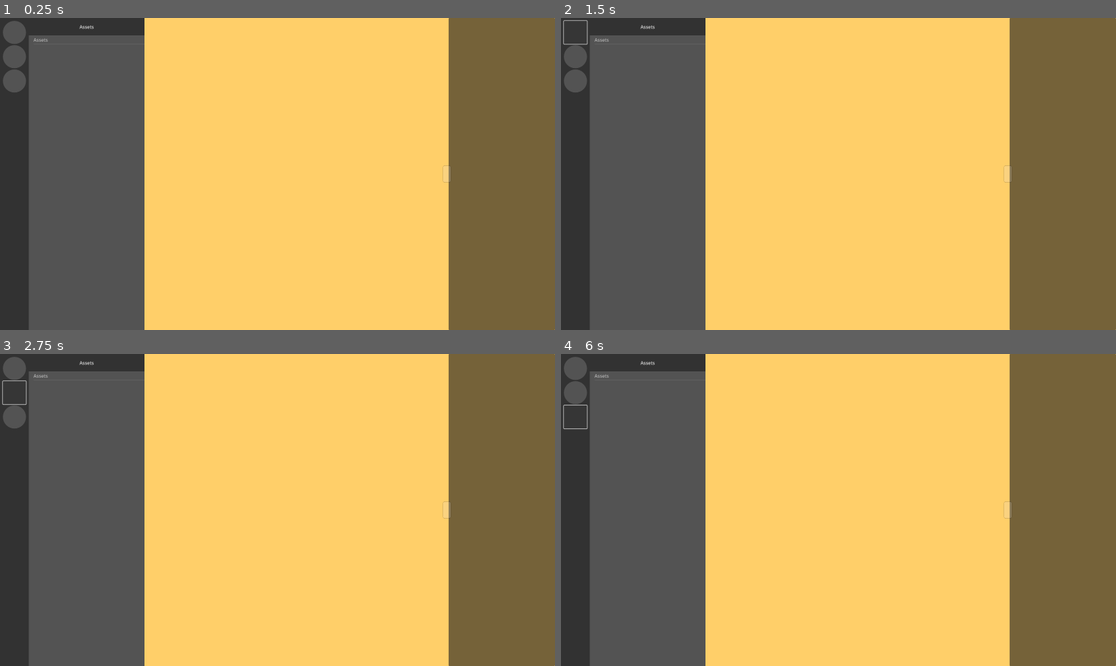
Above: before the commit, frames 1-4 (two rows, left to right).
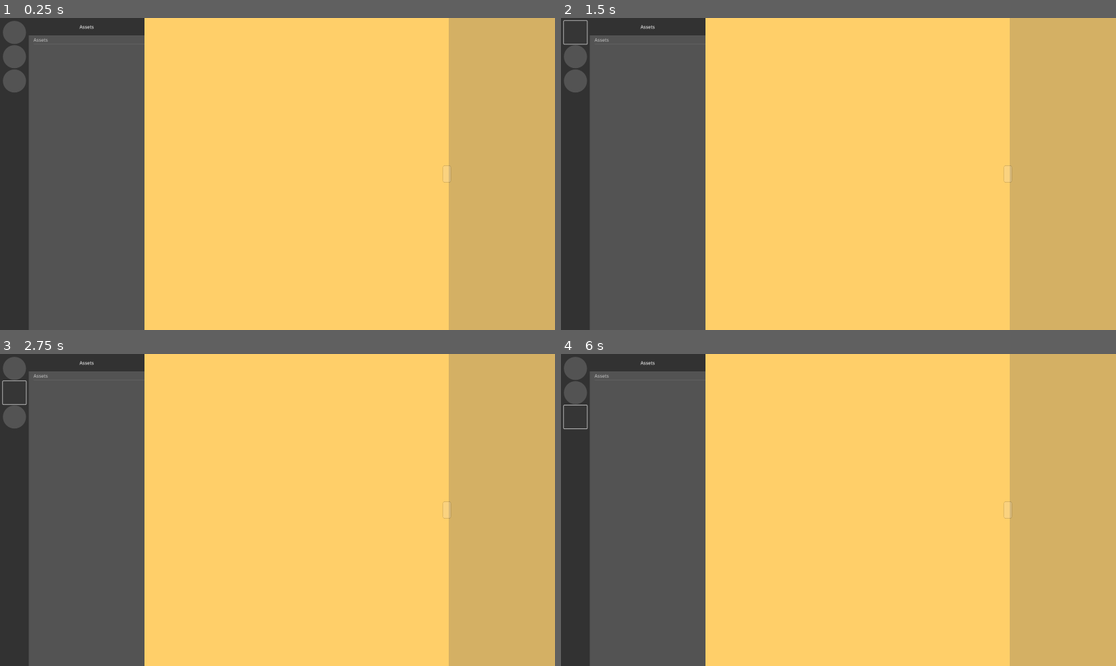
Above: after the commit, the same moments.

Repository: hunsri/3DAM
Game: Godot game, scene res://MainUI.tscn
Same seed, same stepped clock (60 frames per second), same inputs: the game is played once before the commit and once after it.
Inputs (mouse positions are in pixels of both pictures, inside the frame that each line leads up to):
- Up to frame 1 (0.25 s): no input
- Up to frame 2 (1.5 s): click "Assets" at 0.5 s; click (577, 33) at 1.25 s
- Up to frame 3 (2.75 s): click (16, 391) at 2 s
- Up to frame 4 (6 s): click (577, 416) at 2.75 s; click "Assets" at 3.5 s; click (577, 369) at 4.25 s; click (577, 391) at 5 s; click (577, 416) at 5.75 s

The runs differ from the first frame. In frame 1, 19% of the frame differs, in the area x 80-100%, y 0-100%; in frame 2, 19%; in frame 3, 19%; in frame 4, 19%.

Commit message:
prepares server view

Diff:
--- a/scenes/AssetView2D.tscn
+++ /dev/null
@@ -1,286 +0,0 @@
-[gd_scene load_steps=4 format=3 uid="uid://xa2j6v56168e"]
-
-[ext_resource type="Script" uid="uid://cgj5l2rao6e22" path="res://scripts/AssetExplorerHandler.gd" id="1_g2rem"]
-[ext_resource type="PackedScene" uid="uid://cd5a0p23y433v" path="res://scenes/AssetInfoSidebar.tscn" id="1_txao4"]
-[ext_resource type="PackedScene" uid="uid://dg77jbtit2go" path="res://scenes/AssetView2DLine.tscn" id="2_ay0e2"]
-
-[node name="AssetExplorer2d" type="Control"]
-layout_mode = 3
-anchors_preset = 15
-anchor_right = 1.0
-anchor_bottom = 1.0
-grow_horizontal = 2
-grow_vertical = 2
-size_flags_horizontal = 0
-metadata/_edit_use_anchors_ = true
-
-[node name="AssetExplorerHandler" type="Node" parent="."]
-script = ExtResource("1_g2rem")
-metadata/_custom_type_script = "uid://cgj5l2rao6e22"
-
-[node name="HSplitContainer" type="HSplitContainer" parent="."]
-layout_mode = 1
-anchors_preset = -1
-anchor_right = 1.0
-anchor_bottom = 1.0
-offset_left = 500.0
-grow_vertical = 2
-split_offset = 1040
-touch_dragger_enabled = true
-
-[node name="ScrollContainer" type="ScrollContainer" parent="HSplitContainer"]
-layout_mode = 2
-follow_focus = true
-draw_focus_border = true
-
-[node name="VBoxContainer" type="VBoxContainer" parent="HSplitContainer/ScrollContainer"]
-unique_name_in_owner = true
-layout_mode = 2
-
-[node name="HBoxContainer" parent="HSplitContainer/ScrollContainer/VBoxContainer" instance=ExtResource("2_ay0e2")]
-visible = false
-layout_mode = 2
-
-[node name="HBoxContainer2" type="HBoxContainer" parent="HSplitContainer/ScrollContainer/VBoxContainer"]
-visible = false
-layout_mode = 2
-
-[node name="Panel" type="Panel" parent="HSplitContainer/ScrollContainer/VBoxContainer/HBoxContainer2"]
-custom_minimum_size = Vector2(200, 200)
-layout_mode = 2
-
-[node name="Panel2" type="Panel" parent="HSplitContainer/ScrollContainer/VBoxContainer/HBoxContainer2"]
-custom_minimum_size = Vector2(200, 200)
-layout_mode = 2
-
-[node name="Panel3" type="Panel" parent="HSplitContainer/ScrollContainer/VBoxContainer/HBoxContainer2"]
-custom_minimum_size = Vector2(200, 200)
-layout_mode = 2
-
-[node name="Panel4" type="Panel" parent="HSplitContainer/ScrollContainer/VBoxContainer/HBoxContainer2"]
-custom_minimum_size = Vector2(200, 200)
-layout_mode = 2
-
-[node name="Panel5" type="Panel" parent="HSplitContainer/ScrollContainer/VBoxContainer/HBoxContainer2"]
-custom_minimum_size = Vector2(200, 200)
-layout_mode = 2
-
-[node name="Panel6" type="Panel" parent="HSplitContainer/ScrollContainer/VBoxContainer/HBoxContainer2"]
-custom_minimum_size = Vector2(200, 200)
-layout_mode = 2
-
-[node name="Panel7" type="Panel" parent="HSplitContainer/ScrollContainer/VBoxContainer/HBoxContainer2"]
-custom_minimum_size = Vector2(200, 200)
-layout_mode = 2
-
-[node name="Panel8" type="Panel" parent="HSplitContainer/ScrollContainer/VBoxContainer/HBoxContainer2"]
-custom_minimum_size = Vector2(200, 200)
-layout_mode = 2
-
-[node name="Panel9" type="Panel" parent="HSplitContainer/ScrollContainer/VBoxContainer/HBoxContainer2"]
-custom_minimum_size = Vector2(200, 200)
-layout_mode = 2
-
-[node name="HBoxContainer3" type="HBoxContainer" parent="HSplitContainer/ScrollContainer/VBoxContainer"]
-visible = false
-layout_mode = 2
-
-[node name="Panel" type="Panel" parent="HSplitContainer/ScrollContainer/VBoxContainer/HBoxContainer3"]
-custom_minimum_size = Vector2(200, 200)
-layout_mode = 2
-
-[node name="Panel2" type="Panel" parent="HSplitContainer/ScrollContainer/VBoxContainer/HBoxContainer3"]
-custom_minimum_size = Vector2(200, 200)
-layout_mode = 2
-
-[node name="Panel3" type="Panel" parent="HSplitContainer/ScrollContainer/VBoxContainer/HBoxContainer3"]
-custom_minimum_size = Vector2(200, 200)
-layout_mode = 2
-
-[node name="Panel4" type="Panel" parent="HSplitContainer/ScrollContainer/VBoxContainer/HBoxContainer3"]
-custom_minimum_size = Vector2(200, 200)
-layout_mode = 2
-
-[node name="Panel5" type="Panel" parent="HSplitContainer/ScrollContainer/VBoxContainer/HBoxContainer3"]
-custom_minimum_size = Vector2(200, 200)
-layout_mode = 2
-
-[node name="Panel6" type="Panel" parent="HSplitContainer/ScrollContainer/VBoxContainer/HBoxContainer3"]
-custom_minimum_size = Vector2(200, 200)
-layout_mode = 2
-
-[node name="Panel7" type="Panel" parent="HSplitContainer/ScrollContainer/VBoxContainer/HBoxContainer3"]
-custom_minimum_size = Vector2(200, 200)
-layout_mode = 2
-
-[node name="Panel8" type="Panel" parent="HSplitContainer/ScrollContainer/VBoxContainer/HBoxContainer3"]
-custom_minimum_size = Vector2(200, 200)
-layout_mode = 2
-
-[node name="Panel9" type="Panel" parent="HSplitContainer/ScrollContainer/VBoxContainer/HBoxContainer3"]
-custom_minimum_size = Vector2(200, 200)
-layout_mode = 2
-
-[node name="HBoxContainer4" type="HBoxContainer" parent="HSplitContainer/ScrollContainer/VBoxContainer"]
-visible = false
-layout_mode = 2
-
-[node name="Panel" type="Panel" parent="HSplitContainer/ScrollContainer/VBoxContainer/HBoxContainer4"]
-custom_minimum_size = Vector2(200, 200)
-layout_mode = 2
-
-[node name="Panel2" type="Panel" parent="HSplitContainer/ScrollContainer/VBoxContainer/HBoxContainer4"]
-custom_minimum_size = Vector2(200, 200)
-layout_mode = 2
-
-[node name="Panel3" type="Panel" parent="HSplitContainer/ScrollContainer/VBoxContainer/HBoxContainer4"]
-custom_minimum_size = Vector2(200, 200)
-layout_mode = 2
-
-[node name="Panel4" type="Panel" parent="HSplitContainer/ScrollContainer/VBoxContainer/HBoxContainer4"]
-custom_minimum_size = Vector2(200, 200)
-layout_mode = 2
-
-[node name="Panel5" type="Panel" parent="HSplitContainer/ScrollContainer/VBoxContainer/HBoxContainer4"]
-custom_minimum_size = Vector2(200, 200)
-layout_mode = 2
-
-[node name="Panel6" type="Panel" parent="HSplitContainer/ScrollContainer/VBoxContainer/HBoxContainer4"]
-custom_minimum_size = Vector2(200, 200)
-layout_mode = 2
-
-[node name="Panel7" type="Panel" parent="HSplitContainer/ScrollContainer/VBoxContainer/HBoxContainer4"]
-custom_minimum_size = Vector2(200, 200)
-layout_mode = 2
-
-[node name="Panel8" type="Panel" parent="HSplitContainer/ScrollContainer/VBoxContainer/HBoxContainer4"]
-custom_minimum_size = Vector2(200, 200)
-layout_mode = 2
-
-[node name="Panel9" type="Panel" parent="HSplitContainer/ScrollContainer/VBoxContainer/HBoxContainer4"]
-custom_minimum_size = Vector2(200, 200)
-layout_mode = 2
-
-[node name="HBoxContainer5" type="HBoxContainer" parent="HSplitContainer/ScrollContainer/VBoxContainer"]
-visible = false
-layout_mode = 2
-
-[node name="Panel" type="Panel" parent="HSplitContainer/ScrollContainer/VBoxContainer/HBoxContainer5"]
-custom_minimum_size = Vector2(200, 200)
-layout_mode = 2
-
-[node name="Panel2" type="Panel" parent="HSplitContainer/ScrollContainer/VBoxContainer/HBoxContainer5"]
-custom_minimum_size = Vector2(200, 200)
-layout_mode = 2
-
-[node name="Panel3" type="Panel" parent="HSplitContainer/ScrollContainer/VBoxContainer/HBoxContainer5"]
-custom_minimum_size = Vector2(200, 200)
-layout_mode = 2
-
-[node name="Panel4" type="Panel" parent="HSplitContainer/ScrollContainer/VBoxContainer/HBoxContainer5"]
-custom_minimum_size = Vector2(200, 200)
-layout_mode = 2
-
-[node name="Panel5" type="Panel" parent="HSplitContainer/ScrollContainer/VBoxContainer/HBoxContainer5"]
-custom_minimum_size = Vector2(200, 200)
-layout_mode = 2
-
-[node name="Panel6" type="Panel" parent="HSplitContainer/ScrollContainer/VBoxContainer/HBoxContainer5"]
-custom_minimum_size = Vector2(200, 200)
-layout_mode = 2
-
-[node name="Panel7" type="Panel" parent="HSplitContainer/ScrollContainer/VBoxContainer/HBoxContainer5"]
-custom_minimum_size = Vector2(200, 200)
-layout_mode = 2
-
-[node name="Panel8" type="Panel" parent="HSplitContainer/ScrollContainer/VBoxContainer/HBoxContainer5"]
-custom_minimum_size = Vector2(200, 200)
-layout_mode = 2
-
-[node name="Panel9" type="Panel" parent="HSplitContainer/ScrollContainer/VBoxContainer/HBoxContainer5"]
-custom_minimum_size = Vector2(200, 200)
-layout_mode = 2
-
-[node name="HBoxContainer6" type="HBoxContainer" parent="HSplitContainer/ScrollContainer/VBoxContainer"]
-visible = false
-layout_mode = 2
-
-[node name="Panel" type="Panel" parent="HSplitContainer/ScrollContainer/VBoxContainer/HBoxContainer6"]
-custom_minimum_size = Vector2(200, 200)
-layout_mode = 2
-
-[node name="Panel2" type="Panel" parent="HSplitContainer/ScrollContainer/VBoxContainer/HBoxContainer6"]
-custom_minimum_size = Vector2(200, 200)
-layout_mode = 2
-
-[node name="Panel3" type="Panel" parent="HSplitContainer/ScrollContainer/VBoxContainer/HBoxContainer6"]
-custom_minimum_size = Vector2(200, 200)
-layout_mode = 2
-
-[node name="Panel4" type="Panel" parent="HSplitContainer/ScrollContainer/VBoxContainer/HBoxContainer6"]
-custom_minimum_size = Vector2(200, 200)
-layout_mode = 2
-
-[node name="Panel5" type="Panel" parent="HSplitContainer/ScrollContainer/VBoxContainer/HBoxContainer6"]
-custom_minimum_size = Vector2(200, 200)
-layout_mode = 2
-
-[node name="Panel6" type="Panel" parent="HSplitContainer/ScrollContainer/VBoxContainer/HBoxContainer6"]
-custom_minimum_size = Vector2(200, 200)
-layout_mode = 2
-
-[node name="Panel7" type="Panel" parent="HSplitContainer/ScrollContainer/VBoxContainer/HBoxContainer6"]
-custom_minimum_size = Vector2(200, 200)
-layout_mode = 2
-
-[node name="Panel8" type="Panel" parent="HSplitContainer/ScrollContainer/VBoxContainer/HBoxContainer6"]
-custom_minimum_size = Vector2(200, 200)
-layout_mode = 2
-
-[node name="Panel9" type="Panel" parent="HSplitContainer/ScrollContainer/VBoxContainer/HBoxContainer6"]
-custom_minimum_size = Vector2(200, 200)
-layout_mode = 2
-
-[node name="HBoxContainer7" type="HBoxContainer" parent="HSplitContainer/ScrollContainer/VBoxContainer"]
-visible = false
-layout_mode = 2
-
-[node name="Panel" type="Panel" parent="HSplitContainer/ScrollContainer/VBoxContainer/HBoxContainer7"]
-custom_minimum_size = Vector2(200, 200)
-layout_mode = 2
-
-[node name="Panel2" type="Panel" parent="HSplitContainer/ScrollContainer/VBoxContainer/HBoxContainer7"]
-custom_minimum_size = Vector2(200, 200)
-layout_mode = 2
-
-[node name="Panel3" type="Panel" parent="HSplitContainer/ScrollContainer/VBoxContainer/HBoxContainer7"]
-custom_minimum_size = Vector2(200, 200)
-layout_mode = 2
-
-[node name="Panel4" type="Panel" parent="HSplitContainer/ScrollContainer/VBoxContainer/HBoxContainer7"]
-custom_minimum_size = Vector2(200, 200)
-layout_mode = 2
-
-[node name="Panel5" type="Panel" parent="HSplitContainer/ScrollContainer/VBoxContainer/HBoxContainer7"]
-custom_minimum_size = Vector2(200, 200)
-layout_mode = 2
-
-[node name="Panel6" type="Panel" parent="HSplitContainer/ScrollContainer/VBoxContainer/HBoxContainer7"]
-custom_minimum_size = Vector2(200, 200)
-layout_mode = 2
-
-[node name="Panel7" type="Panel" parent="HSplitContainer/ScrollContainer/VBoxContainer/HBoxContainer7"]
-custom_minimum_size = Vector2(200, 200)
-layout_mode = 2
-
-[node name="Panel8" type="Panel" parent="HSplitContainer/ScrollContainer/VBoxContainer/HBoxContainer7"]
-custom_minimum_size = Vector2(200, 200)
-layout_mode = 2
-
-[node name="Panel9" type="Panel" parent="HSplitContainer/ScrollContainer/VBoxContainer/HBoxContainer7"]
-custom_minimum_size = Vector2(200, 200)
-layout_mode = 2
-
-[node name="AssetInfoSidebar" parent="HSplitContainer" instance=ExtResource("1_txao4")]
-layout_mode = 2
-size_flags_horizontal = 3
--- /dev/null
+++ b/scenes/context_scenes/ServerViewUI.tscn
@@ -0,0 +1,49 @@
+[gd_scene load_steps=4 format=3 uid="uid://bo8w8k6tnqxov"]
+
+[ext_resource type="PackedScene" uid="uid://6105aqmty783" path="res://scenes/subscenes/ServerAssetView2D.tscn" id="1_g1f48"]
+[ext_resource type="PackedScene" uid="uid://kfomt2xswri8" path="res://scenes/subscenes/LocationSelector.tscn" id="3_8orcu"]
+
+[sub_resource type="StyleBoxFlat" id="StyleBoxFlat_guh61"]
+bg_color = Color(1, 1, 1, 1)
+
+[node name="ServerView" type="Control"]
+self_modulate = Color(1, 1, 1, 0)
+layout_mode = 3
+anchors_preset = 15
+anchor_right = 1.0
+anchor_bottom = 1.0
+grow_horizontal = 2
+grow_vertical = 2
+
+[node name="Background" type="Panel" parent="."]
+self_modulate = Color(1, 0.81094825, 0.41276187, 1)
+layout_mode = 1
+anchors_preset = 15
+anchor_right = 1.0
+anchor_bottom = 1.0
+grow_horizontal = 2
+grow_vertical = 2
+theme_override_styles/panel = SubResource("StyleBoxFlat_guh61")
+
+[node name="ServerAssetView2D" parent="Background" instance=ExtResource("1_g1f48")]
+layout_mode = 1
+
+[node name="AssetExplorerHandler" parent="Background/ServerAssetView2D" index="0" node_paths=PackedStringArray("dh", "ih")]
+dh = NodePath("../HSplitContainer/VSplitContainer/Local/DirectorySelector/DirectoryHandler")
+ih = NodePath("../HSplitContainer/AssetInfoSidebar/AssetInfoHandler")
+
+[node name="DirectorySelector" parent="Background/ServerAssetView2D/HSplitContainer/VSplitContainer/Local" index="0"]
+grow_vertical = 1
+
+[node name="DirectoryHandler" parent="Background/ServerAssetView2D/HSplitContainer/VSplitContainer/Local/DirectorySelector" index="0" node_paths=PackedStringArray("explorer_handler")]
+explorer_handler = NodePath("../../../../../AssetExplorerHandler")
+
+[node name="SubViewport" parent="Background/ServerAssetView2D/HSplitContainer/AssetInfoSidebar/Panel/SubViewportContainer" index="0"]
+size = Vector2i(368, 1080)
+
+[node name="LocationSelector" parent="Background" instance=ExtResource("3_8orcu")]
+layout_mode = 1
+
+[editable path="Background/ServerAssetView2D"]
+[editable path="Background/ServerAssetView2D/HSplitContainer/VSplitContainer/Local/DirectorySelector"]
+[editable path="Background/ServerAssetView2D/HSplitContainer/AssetInfoSidebar"]
--- a/scenes/AssetInfoSidebar.tscn
+++ b/scenes/subscenes/AssetInfoSidebar.tscn
@@ -43,6 +43,7 @@
 grow_horizontal = 2
 grow_vertical = 2
 theme = ExtResource("1_feb4m")
+theme_type_variation = &"AssetInfoSidebar"
 
 [node name="SubViewportContainer" type="SubViewportContainer" parent="Panel"]
 clip_contents = true
--- /dev/null
+++ b/scenes/subscenes/AssetView2D.tscn
@@ -0,0 +1,41 @@
+[gd_scene load_steps=3 format=3 uid="uid://xa2j6v56168e"]
+
+[ext_resource type="Script" uid="uid://cgj5l2rao6e22" path="res://scripts/AssetExplorerHandler.gd" id="1_g2rem"]
+[ext_resource type="PackedScene" uid="uid://cd5a0p23y433v" path="res://scenes/subscenes/AssetInfoSidebar.tscn" id="1_txao4"]
+
+[node name="AssetExplorer2d" type="Control"]
+layout_mode = 3
+anchors_preset = 15
+anchor_right = 1.0
+anchor_bottom = 1.0
+grow_horizontal = 2
+grow_vertical = 2
+size_flags_horizontal = 0
+metadata/_edit_use_anchors_ = true
+
+[node name="AssetExplorerHandler" type="Node" parent="."]
+script = ExtResource("1_g2rem")
+metadata/_custom_type_script = "uid://cgj5l2rao6e22"
+
+[node name="HSplitContainer" type="HSplitContainer" parent="."]
+layout_mode = 1
+anchors_preset = -1
+anchor_right = 1.0
+anchor_bottom = 1.0
+offset_left = 500.0
+grow_vertical = 2
+split_offset = 1040
+touch_dragger_enabled = true
+
+[node name="LocalContainer" type="ScrollContainer" parent="HSplitContainer"]
+layout_mode = 2
+follow_focus = true
+draw_focus_border = true
+
+[node name="VBoxContainer" type="VBoxContainer" parent="HSplitContainer/LocalContainer"]
+unique_name_in_owner = true
+layout_mode = 2
+
+[node name="AssetInfoSidebar" parent="HSplitContainer" instance=ExtResource("1_txao4")]
+layout_mode = 2
+size_flags_horizontal = 3
--- /dev/null
+++ b/scenes/subscenes/ServerAssetView2D.tscn
@@ -0,0 +1,82 @@
+[gd_scene load_steps=5 format=3 uid="uid://6105aqmty783"]
+
+[ext_resource type="Script" uid="uid://cgj5l2rao6e22" path="res://scripts/AssetExplorerHandler.gd" id="1_p8e36"]
+[ext_resource type="PackedScene" uid="uid://16s375yxtc82" path="res://scenes/subscenes/DirectorySelector.tscn" id="2_c23qk"]
+[ext_resource type="PackedScene" uid="uid://cd5a0p23y433v" path="res://scenes/subscenes/AssetInfoSidebar.tscn" id="2_idkyg"]
+
+[sub_resource type="StyleBoxEmpty" id="StyleBoxEmpty_idkyg"]
+
+[node name="ServerAssetView2D" type="Control"]
+layout_mode = 3
+anchors_preset = 15
+anchor_right = 1.0
+anchor_bottom = 1.0
+grow_horizontal = 2
+grow_vertical = 2
+size_flags_horizontal = 0
+metadata/_edit_use_anchors_ = true
+
+[node name="AssetExplorerHandler" type="Node" parent="."]
+script = ExtResource("1_p8e36")
+metadata/_custom_type_script = "uid://cgj5l2rao6e22"
+
+[node name="HSplitContainer" type="HSplitContainer" parent="."]
+layout_mode = 1
+anchors_preset = -1
+anchor_right = 1.0
+anchor_bottom = 1.0
+offset_left = 500.0
+grow_vertical = 2
+split_offset = 1040
+touch_dragger_enabled = true
+
+[node name="VSplitContainer" type="VSplitContainer" parent="HSplitContainer"]
+layout_mode = 2
+metadata/_edit_use_anchors_ = true
+
+[node name="Server" type="Control" parent="HSplitContainer/VSplitContainer"]
+layout_mode = 2
+
+[node name="ScrollContainerServer" type="ScrollContainer" parent="HSplitContainer/VSplitContainer/Server"]
+layout_mode = 0
+offset_left = 516.0
+offset_right = 524.0
+offset_bottom = 8.0
+follow_focus = true
+draw_focus_border = true
+metadata/_edit_use_anchors_ = true
+
+[node name="VBoxContainer" type="VBoxContainer" parent="HSplitContainer/VSplitContainer/Server/ScrollContainerServer"]
+layout_mode = 2
+
+[node name="Local" type="Control" parent="HSplitContainer/VSplitContainer"]
+layout_mode = 2
+
+[node name="DirectorySelector" parent="HSplitContainer/VSplitContainer/Local" instance=ExtResource("2_c23qk")]
+layout_mode = 1
+offset_left = -500.0
+offset_right = -500.0
+grow_horizontal = 1
+
+[node name="PanelContainer" type="PanelContainer" parent="HSplitContainer/VSplitContainer/Local"]
+layout_mode = 1
+anchors_preset = 15
+anchor_right = 1.0
+anchor_bottom = 1.0
+grow_horizontal = 2
+grow_vertical = 2
+theme_override_styles/panel = SubResource("StyleBoxEmpty_idkyg")
+
+[node name="ScrollContainerLocal" type="ScrollContainer" parent="HSplitContainer/VSplitContainer/Local/PanelContainer"]
+layout_mode = 2
+follow_focus = true
+draw_focus_border = true
+metadata/_edit_use_anchors_ = true
+
+[node name="VBoxContainer" type="VBoxContainer" parent="HSplitContainer/VSplitContainer/Local/PanelContainer/ScrollContainerLocal"]
+unique_name_in_owner = true
+layout_mode = 2
+
+[node name="AssetInfoSidebar" parent="HSplitContainer" instance=ExtResource("2_idkyg")]
+layout_mode = 2
+size_flags_horizontal = 3
--- a/scripts/ModelLoader.gd
+++ b/scripts/ModelLoader.gd
@@ -11,7 +11,8 @@
 	for child in parent_node.get_children():
 		child.queue_free()
 
-	var model: Node3D = (_load_model(path_to_model))
+	# RessourceLoader only accepts from within res:// so we have to use our own loader
+	var model: Node3D = _load_model(path_to_model)
 
 	parent_node.add_child(model)
 
Renamed: scenes/AssetTile.tscn -> scenes/subscenes/AssetTile.tscn
Renamed: scenes/AssetView2DLine.tscn -> scenes/subscenes/AssetView2DLine.tscn
Renamed: scenes/DirectorySelector.tscn -> scenes/subscenes/DirectorySelector.tscn
Renamed: scenes/LocationSelector.tscn -> scenes/subscenes/LocationSelector.tscn
